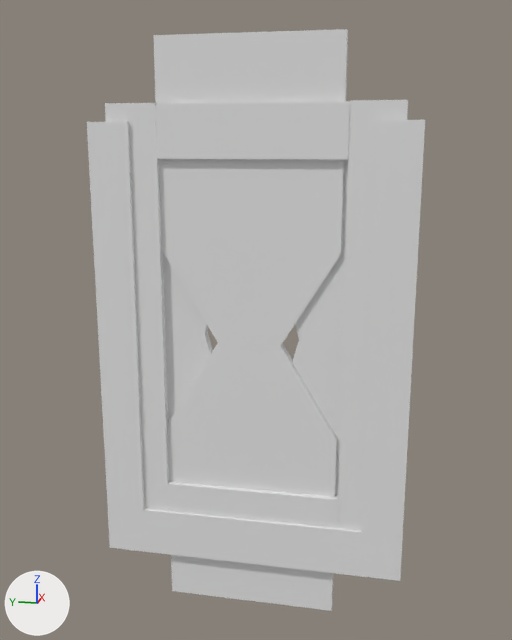
Two versions of the FBX model The Peanut Game/Assets/Facility Models/Door.fbx, one commit apart.
The view is the same before and after, from a camera (50 mm lens) standing at (-26.9, -5.6, 14.1) and looking at (0.2, -0.1, 7.3). The lights are fixed; the arrows at lower left show +X, +Y and +Z. Where no turn or scale is listed for an object, it has been applied to the vertices.
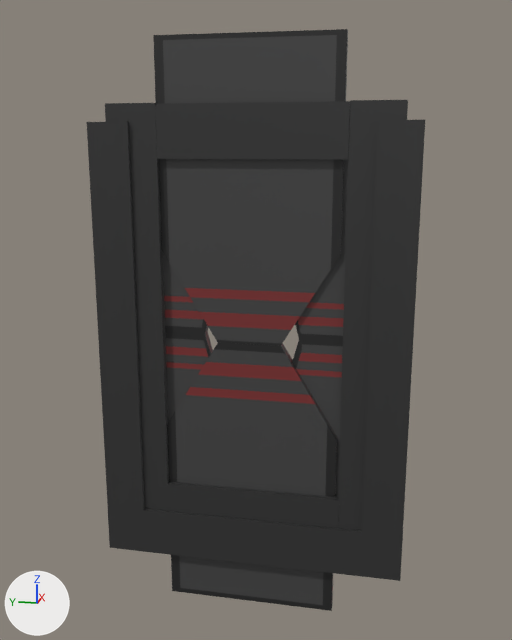
What changed in the scene script:
```text
Add img_door_side_png:
    img_door_side_png = load_image('Door Side.png', 'Door Side.png', 360, 640, 'sRGB')
Add img_door_other_png:
    img_door_other_png = load_image('Door Other.png', 'Door Other.png', 360, 640, 'sRGB')
Change mat_material_001:
    remove mat_material_001.base_color = (0.8, 0.8, 0.8)  # white #e7e7e7
    add mat_material_001.texture = img_door_side_png
Add mat_door_001:
    mat_door_001 = principled_material('Door.001')
    mat_door_001.texture = img_door_side_png
Add mat_doorother:
    mat_doorother = principled_material('DoorOther')
    mat_doorother.texture = img_door_other_png
Change me_cube_008:
    where me_cube_008.from_pydata(...)  # 8 vertices, 6 faces; spans x -0.7..0.7, y -0.8..0.8, z -8.0..8.0
    add me_cube_008.materials.append(mat_doorother)  # picture img_door_other_png
Change me_cube_002:
    where me_cube_002.from_pydata(...)  # 12 vertices, 8 faces; spans x -0.21..0.21, y -3.53..3.53, z -5.78..5.78
    add me_cube_002.materials.append(mat_door_001)  # picture img_door_side_png
Change me_cube_012:
    where me_cube_012.from_pydata(...)  # 8 vertices, 6 faces; spans x -0.7..0.7, y -6.27..6.27, z -1.0..1.0
    add me_cube_012.materials.append(mat_doorother)  # picture img_door_other_png
Change me_cube:
    where me_cube.from_pydata(...)  # 12 vertices, 10 faces; spans x -0.23..0.23, y -1.95..1.95, z -7.29..7.29
    remove me_cube.materials.append(mat_material)  # white #e7e7e7
    add me_cube.materials.append(mat_door_001)  # picture img_door_side_png
Change me_cube_005:
    where me_cube_005.from_pydata(...)  # 8 vertices, 6 faces; spans x -0.58..0.58, y -3.59..3.59, z -1.0..1.0
    add me_cube_005.materials.append(mat_doorother)  # picture img_door_other_png
Change me_cube_007:
    where me_cube_007.from_pydata(...)  # 8 vertices, 6 faces; spans x -0.6..0.6, y -1.0..1.0, z -8.8..8.8
    add me_cube_007.materials.append(mat_doorother)  # picture img_door_other_png
Change me_cube_011:
    where me_cube_011.from_pydata(...)  # 8 vertices, 6 faces; spans x -0.7..0.7, y -0.8..0.8, z -8.0..8.0
    add me_cube_011.materials.append(mat_doorother)  # picture img_door_other_png
Change me_cube_006:
    where me_cube_006.from_pydata(...)  # 8 vertices, 6 faces; spans x -0.6..0.6, y -1.0..1.0, z -8.8..8.8
    add me_cube_006.materials.append(mat_doorother)  # picture img_door_other_png
Change me_cube_003:
    where me_cube_003.from_pydata(...)  # 12 vertices, 8 faces; spans x -0.21..0.21, y -3.53..3.53, z -5.78..5.78
    add me_cube_003.materials.append(mat_door_001)  # picture img_door_side_png
Change me_cube_004:
    where me_cube_004.from_pydata(...)  # 8 vertices, 6 faces; spans x -0.58..0.58, y -3.63..3.63, z -1.0..1.0
    add me_cube_004.materials.append(mat_doorother)  # picture img_door_other_png
```

Changed parts and their boxes [x1, y1, x2, y2] in the pictures (512 x 640 px):
'Cube.003', recoloured (grey to black)
    both: [153, 29, 348, 346]
'Cube.002', recoloured (grey to black)
    both: [167, 343, 337, 611]
'Cube.008', recoloured (grey to black)
    both: [361, 120, 425, 537]
'Cube.009', recoloured (grey to black)
    both: [87, 122, 145, 510]
'Cube.011', recoloured (grey to black)
    both: [107, 506, 403, 581]
'Cube.007', recoloured (grey to black)
    both: [338, 100, 408, 531]
'Cube.006', recoloured (grey to black)
    both: [105, 103, 169, 511]
'Cube.005', recoloured (grey to black)
    both: [156, 101, 350, 159]
'Cube.001', surface changed (grey to black)
    both: [292, 159, 348, 496]
'Cube.004', recoloured (grey to black)
    both: [167, 482, 339, 528]
'Cube', recoloured
    both: [163, 253, 213, 422]
